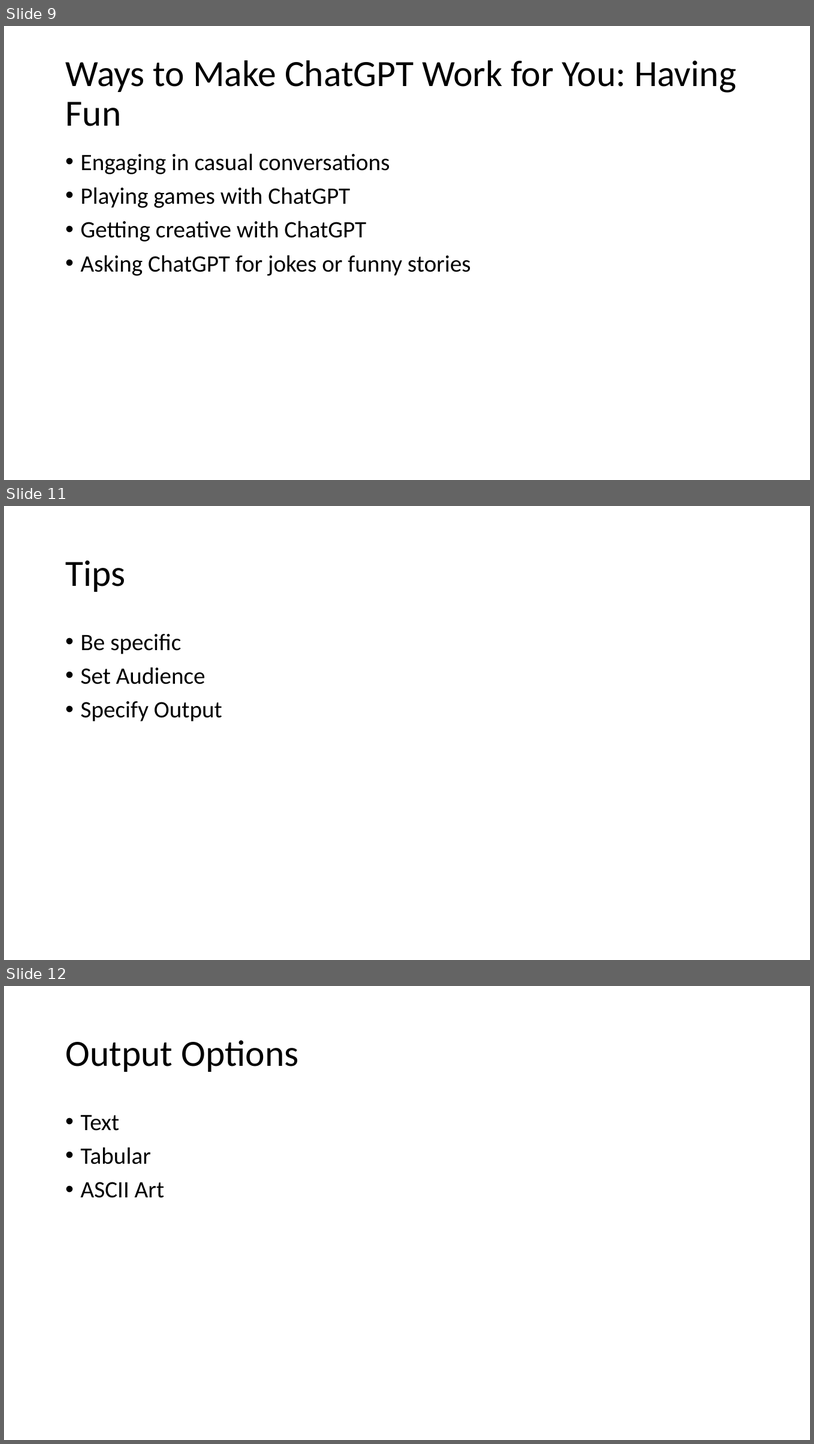
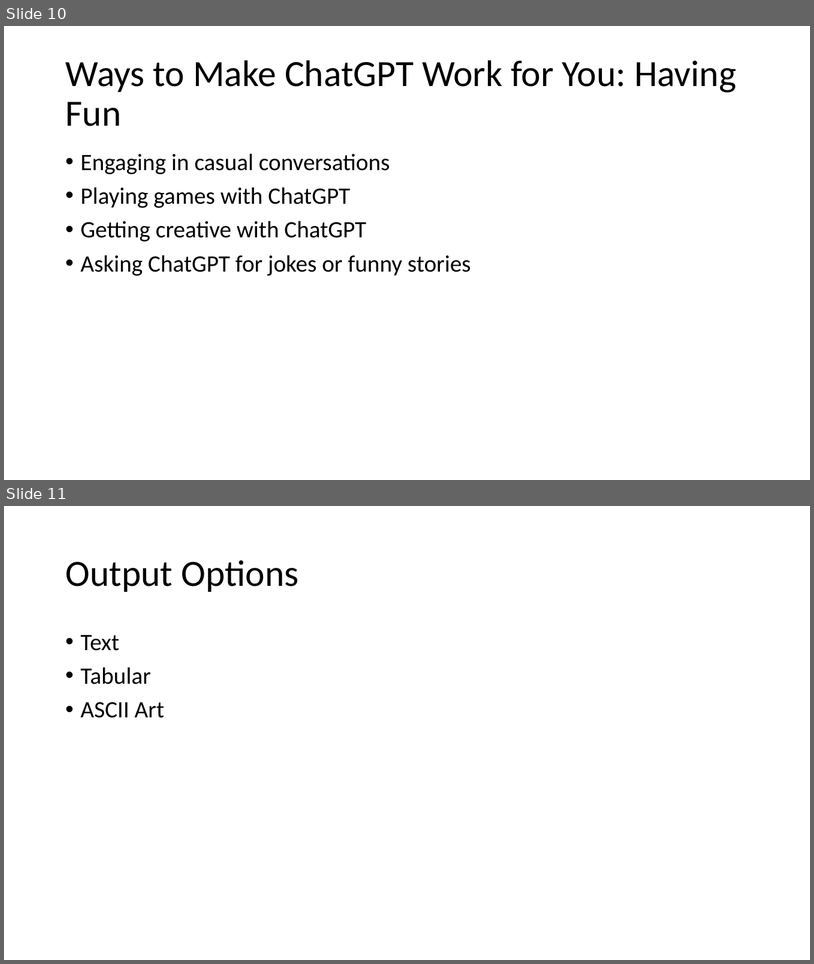
Before and after one commit to DavidGiard/Presentation-Slides, a slide deck: ChatGPT/ChatGPT.pptx. Shown one above the other, each under a label of ours: slides 9, 11 and 12 before the commit, slides 10 and 11 after it; the slides between them are not shown. The pictures are 814x1444 and 814x964 pixels, drawn with LibreOffice and Linux fonts; fonts in the diff are those of the drawing. Boxes give left, top, right and bottom in pixels: in the first picture for what was removed or moved away, otherwise in the second. Text is boxed around its words. In the diff, an @@ line names an element or a change of style, - is before the commit and + after.

```diff
--- a/ChatGPT/ChatGPT.pptx
+++ b/ChatGPT/ChatGPT.pptx
@@ slide 11 removed at [4,506,810,960], background #FFFFFF @@
@@ title removed at [65,560,125,592] @@
-Tips
@@ text removed at [81,634,222,721] @@
-• Be specific
-• Set Audience
-• Specify Output
@@ what was slide 9 is now slide 10 @@
@@ what was slide 12 is now slide 11 @@
```
Also in this commit, not shown: 1 slide changed, 1 slide added, 1 other slide removed.
